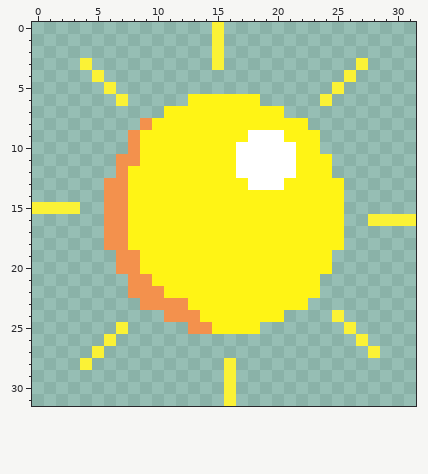
One commit to this pixel-art sprite: images/Sun_Icon.png. Above, as it was before the edit.
The file is 32x32 pixels.
Now the later version:
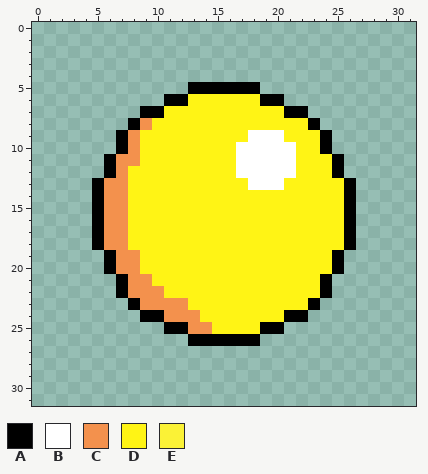
Palette (. is transparent): A #000000  B #ffffff  C #f3914d  D #fff415  E #fbf236
The commit says: Updated sun_icon and updated dark mode elemtents
The exact change:
There is now colour A in row 5 at x 13 to 18; in row 6 at x 11 to 12 and 19 to 20; in row 7 at x 9 to 10 and 21 to 22; in row 8 at x 8 and 23; in rows 9 to 10 at x 7 and 24; in rows 11 to 12 at x 6 and 25.
There is now colour A in rows 13 to 18 at x 5 and 26; in rows 19 to 20 at x 6 and 25; in rows 21 to 22 at x 7 and 24; in row 23 at x 8 and 23; in row 24 at x 9 to 10 and 21 to 22; in row 25 at x 11 to 12 and 19 to 20.
There is now colour A in row 26 at x 13 to 18.
Colour E is removed in rows 0 to 2 at x 15; in row 3 at x 4, 15 and 27; in row 4 at x 5 and 26; in row 5 at x 6 and 25; in row 6 at x 7 and 24; in row 15 at x 0 to 3.
Colour E is removed in row 16 at x 28 to 31; in row 24 at x 25; in row 25 at x 7 and 26; in row 26 at x 6 and 27; in row 27 at x 5 and 28; in row 28 at x 4 and 16.
Colour E is removed in rows 29 to 31 at x 16.
Pixel boxes of the changes (left, top, right, bottom) in both pictures:
changed: (32, 22, 416, 406)
